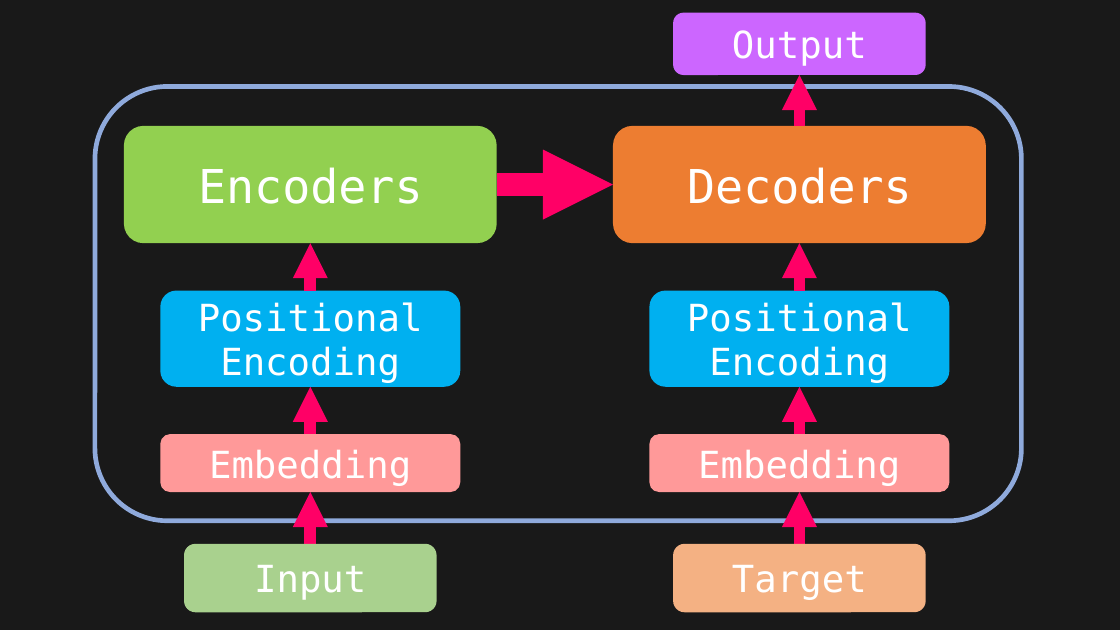
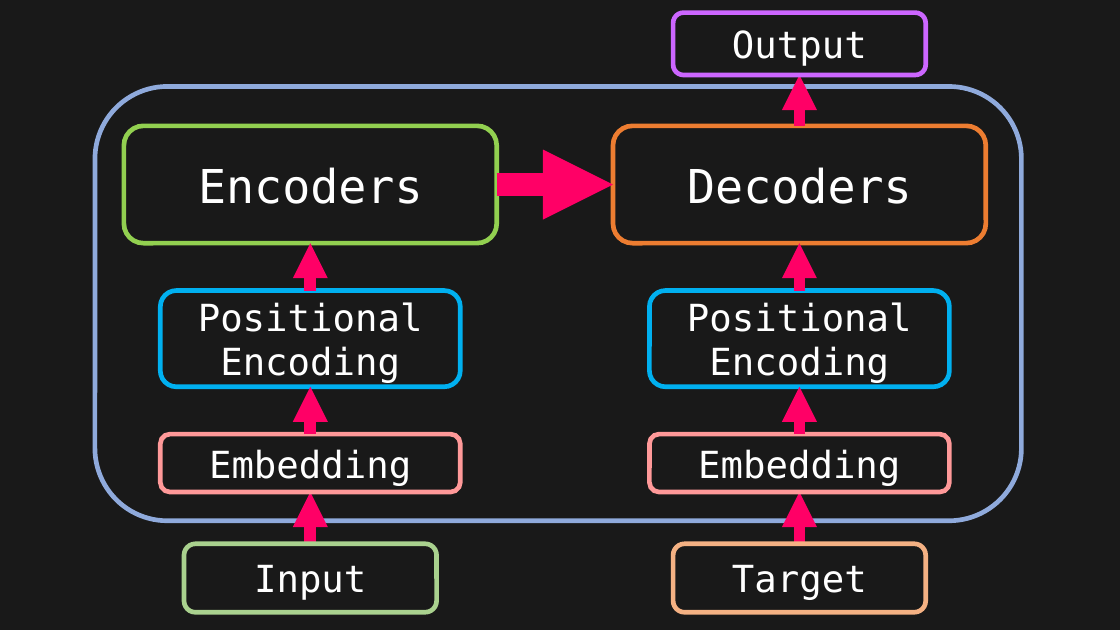
Before and after one commit to toonnyy8/PPT, a slide deck: slide 8 of Attention-is-all-you-need/image.pptx. Drawn at 1120x630 pixels with LibreOffice and Linux fonts; fonts in the diff are those of the drawing. Boxes give left, top, right and bottom in pixels: in the first picture for what was removed or moved away, otherwise in the second. Text is boxed around its words. In the diff, an @@ line names an element or a change of style, - is before the commit and + after.

```diff
--- a/Attention-is-all-you-need/image.pptx
+++ b/Attention-is-all-you-need/image.pptx
@@ rounded rectangle "Output" at [673, 13, 926, 75]: fill #CC66FF to none; outline none to #CC66FF 4 pt @@
@@ rounded rectangle "Encoders" at [124, 126, 497, 244]: fill #92D050 to none; outline none to #92D050 4 pt @@
@@ rounded rectangle "Decoders" at [613, 126, 986, 244]: fill #ED7D31 to none; outline none to #ED7D31 4 pt @@
@@ rounded rectangle "Positional Encoding" at [160, 291, 460, 387]: fill #00B0F0 to none; outline none to #00B0F0 4 pt @@
@@ rounded rectangle "Positional Encoding" at [649, 291, 949, 387]: fill #00B0F0 to none; outline none to #00B0F0 4 pt @@
@@ rounded rectangle "Embedding" at [160, 434, 460, 492]: fill #FF9999 to none; outline none to #FF9999 4 pt @@
@@ rounded rectangle "Embedding" at [649, 434, 949, 492]: fill #FF9999 to none; outline none to #FF9999 4 pt @@
@@ rounded rectangle "Input" at [184, 544, 437, 613]: fill #A9D18E to none; outline none to #A9D18E 4 pt @@
@@ rounded rectangle "Target" at [673, 544, 926, 613]: fill #F4B183 to none; outline none to #F4B183 4 pt @@
```
Also in this commit, not shown: 8 slides added, 1 slide removed, 3 other files.
